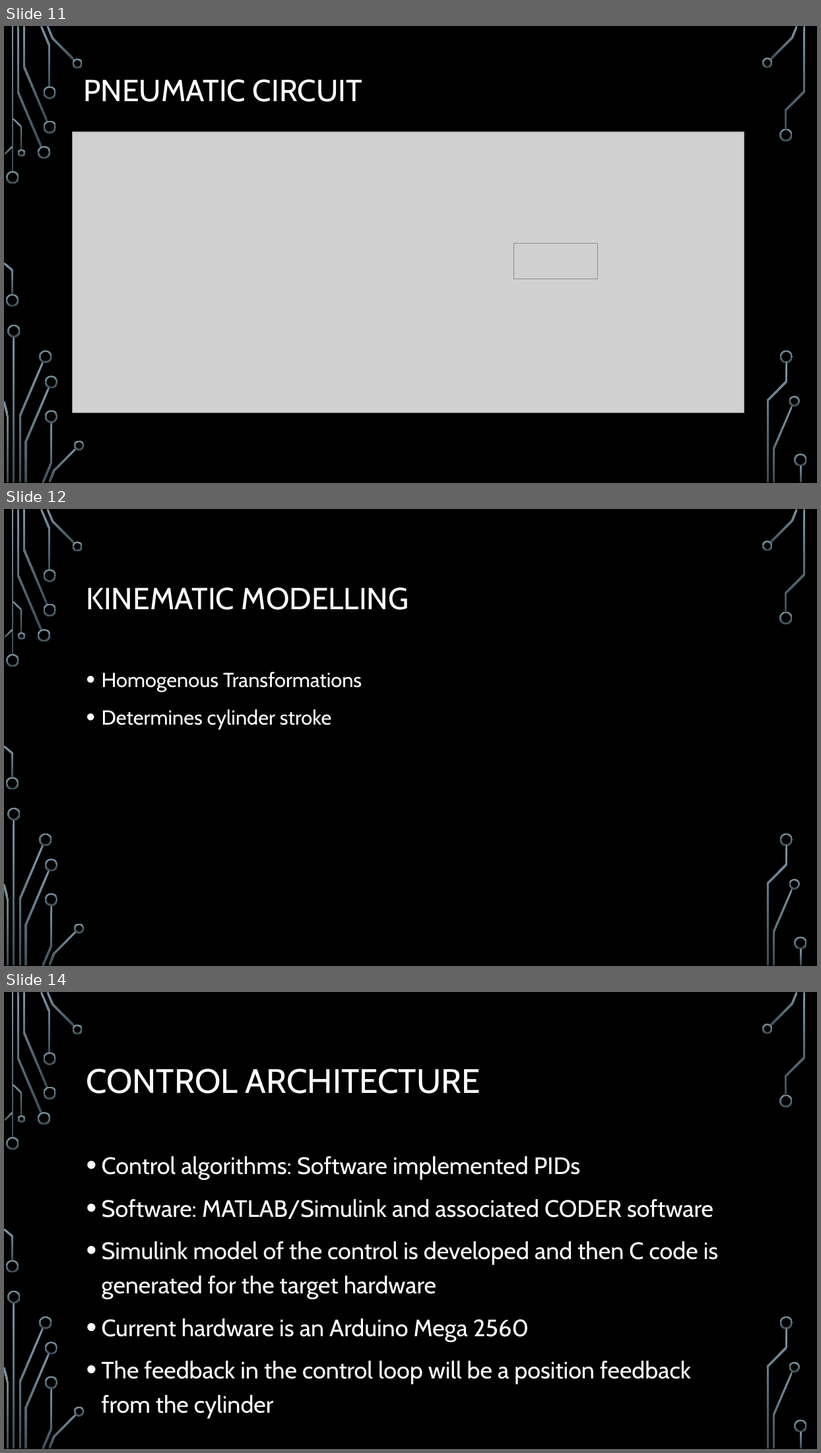
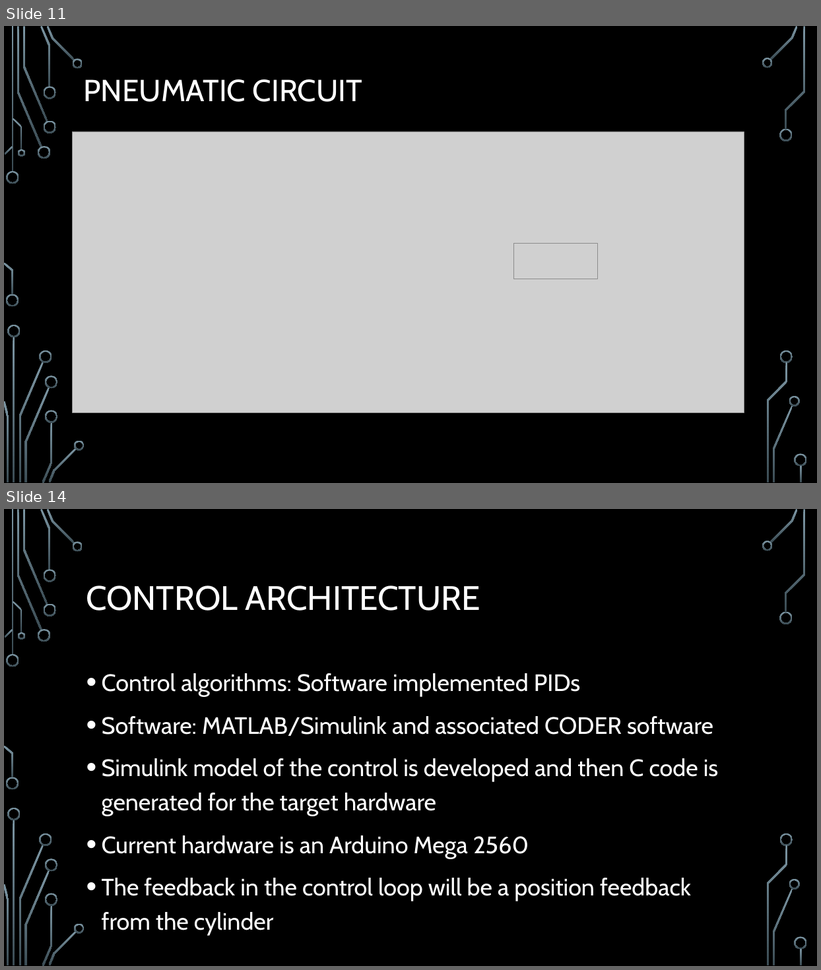
Before and after one commit to Logiant/AgileRoboticControls, a slide deck: Documentation/Presentation/Design Powerpoint.pptx. Shown one above the other, each under a label of ours: slides 11, 12 and 14 before the commit, slides 11 and 14 after it; the slides between them are not shown. The pictures are 821x1453 and 821x970 pixels, drawn with LibreOffice and Linux fonts; fonts in the diff are those of the drawing; grey boxes stand for pictures; background and template pictures are left out. Boxes give left, top, right and bottom in pixels: in the first picture for what was removed or moved away, otherwise in the second. Text is boxed around its words. In the diff, an @@ line names an element or a change of style, - is before the commit and + after.

```diff
--- a/Documentation/Presentation/Design Powerpoint.pptx
+++ b/Documentation/Presentation/Design Powerpoint.pptx
@@ slide 12 removed at [4,509,817,966], background picture (left out); not listed: 36 template elements that a slide beside it also shows @@
@@ title removed at [86,588,409,610] @@
-KINEMATIC MODELLING
@@ text removed at [102,672,362,729] @@
-• Homogenous Transformations
-• Determines cylinder stroke
```
Also in this commit, not shown: 2 slides changed, 1 slide added, 4 other files.
